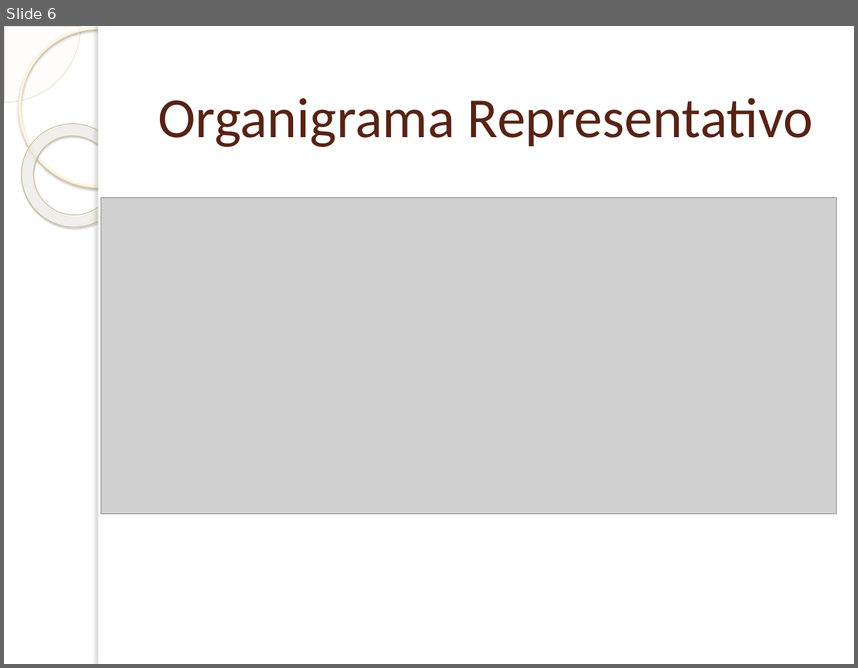
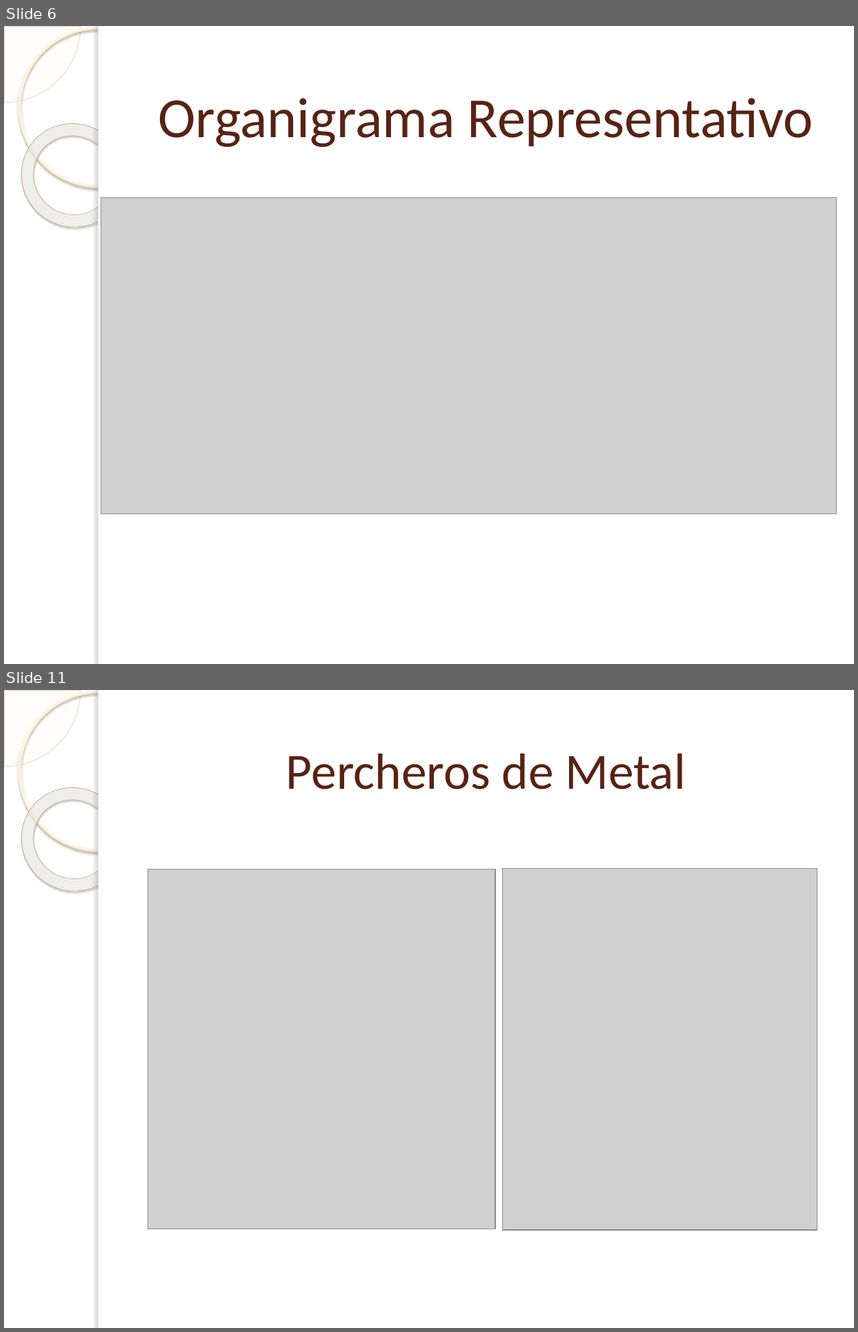
Before and after one commit to Bloodclot24/empresitas, a slide deck: Presentacion/Presentacion.pptx. Shown one above the other, each under a label of ours: slide 6 before the commit, slides 6 and 11 after it; the slides between them are not shown. The pictures are 858x668 and 858x1332 pixels, drawn with LibreOffice and Linux fonts; fonts in the diff are those of the drawing; grey boxes stand for pictures; background and template pictures are left out. Boxes give left, top, right and bottom in pixels: in the first picture for what was removed or moved away, otherwise in the second. Text is boxed around its words. In the diff, an @@ line names an element or a change of style, - is before the commit and + after.

```diff
--- a/Presentacion/Presentacion.pptx
+++ b/Presentacion/Presentacion.pptx
@@ slide 11 added at [4, 690, 854, 1328], background picture (left out); not listed: 5 template elements that a slide beside it also shows @@
@@ title added at [286, 753, 686, 789], 43 pt, text #572314 @@
+Percheros de Metal
@@ picture added at [148, 869, 495, 1229] @@
@@ picture added at [503, 869, 818, 1230] @@
```
Also in this commit, not shown: 3 slides changed, 6 other slides added, 6 other files.
